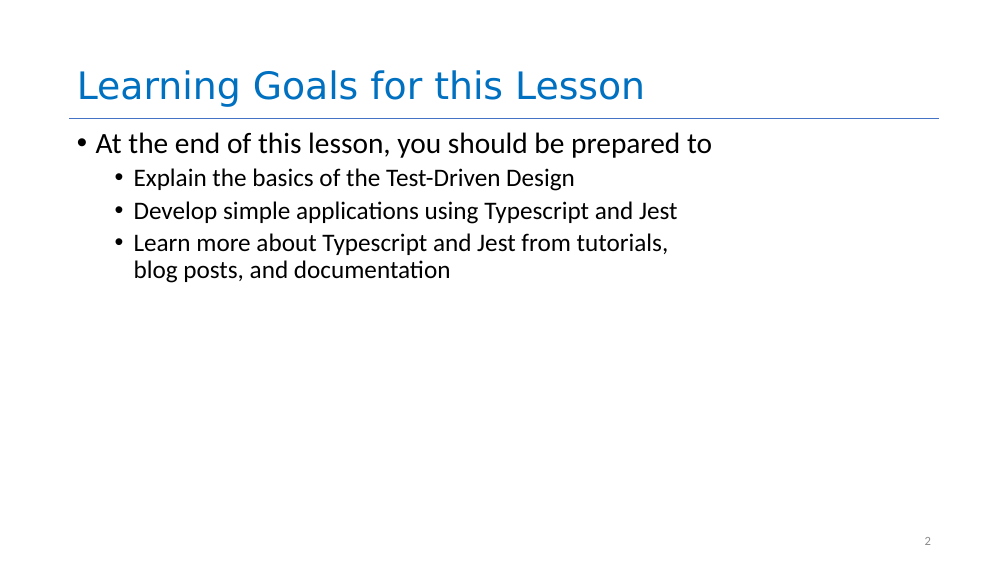
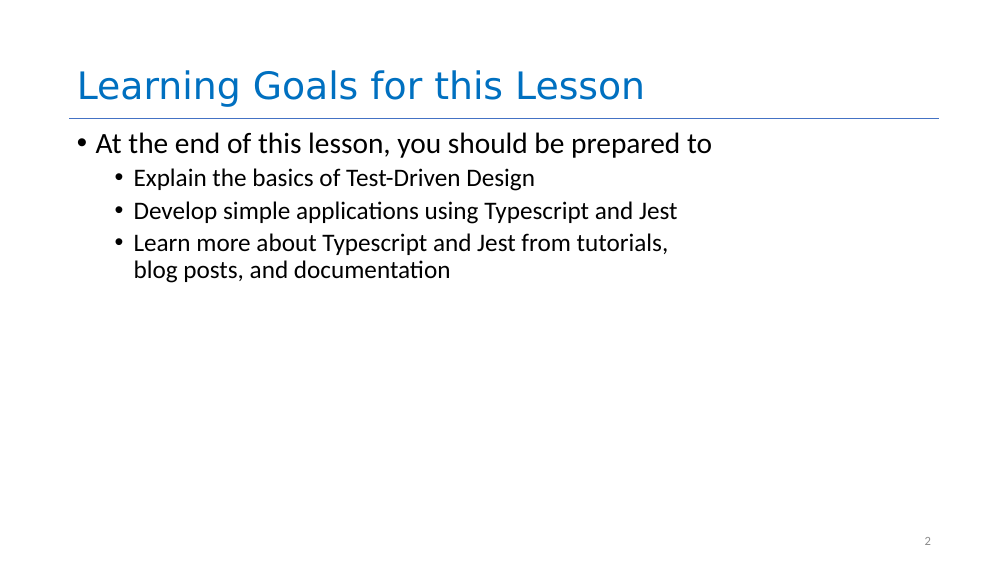
Before and after one commit to neu-se/CS4530-Fall-2023, a slide deck: slide 2 of Slides/Module 02 From Requirements to Code.pptx. Drawn at 1008x567 pixels with LibreOffice and Linux fonts; fonts in the diff are those of the drawing. Boxes give left, top, right and bottom in pixels: in the first picture for what was removed or moved away, otherwise in the second. Text is boxed around its words. In the diff, an @@ line names an element or a change of style, - is before the commit and + after.

```diff
--- a/Slides/Module 02 From Requirements to Code.pptx
+++ b/Slides/Module 02 From Requirements to Code.pptx
@@ text at box(134, 168, 535, 191): text changed @@
-  • Explain the basics of the Test-Driven Design
+  • Explain the basics of Test-Driven Design
```
Also in this commit, not shown: 1 other slide changed, 1 other file.
